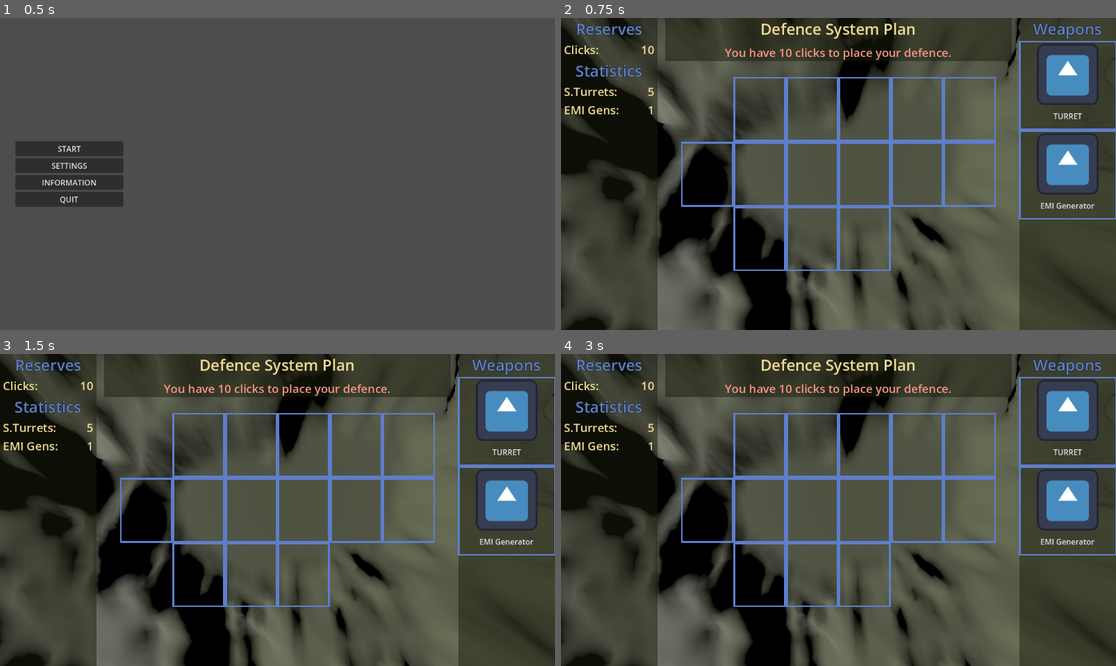
Above: before the commit, frames 1-4 (two rows, left to right).
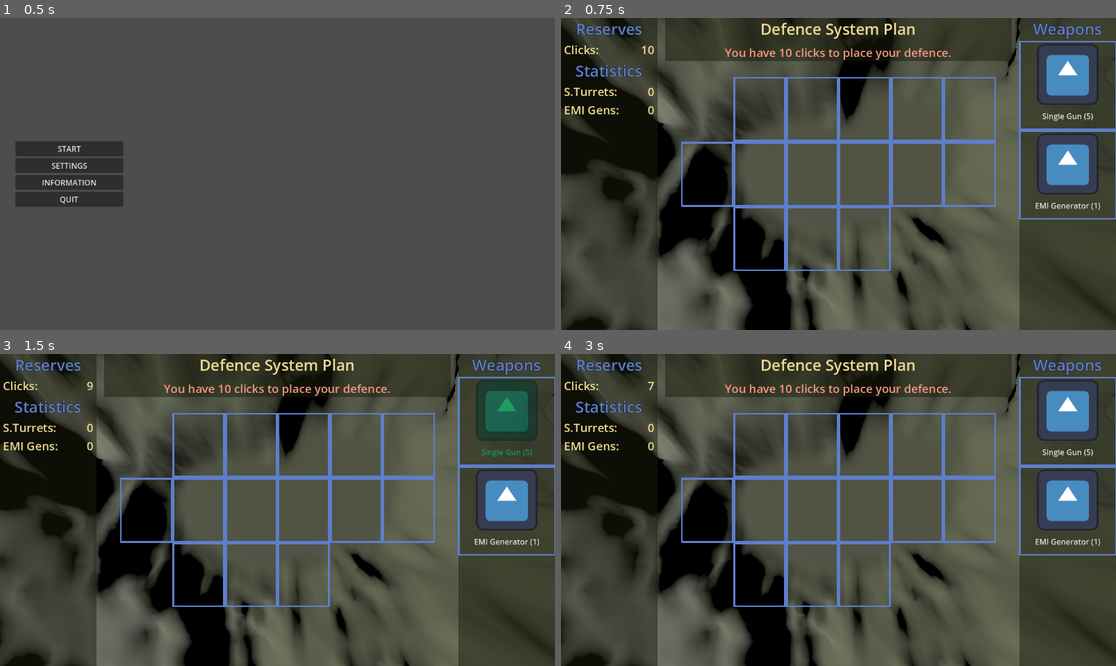
Above: after the commit, the same moments.

Repository: gshadows/Defence-of-Five
Game: Godot game, scene res://main.tscn
Same seed, same stepped clock (60 frames per second), same inputs: the game is played once before the commit and once after it. The engine's default icon, where the game draws it, is replaced by a stand-in: a white triangle on a blue panel in a dark square.
Inputs (mouse positions are in pixels of both pictures, inside the frame that each line leads up to):
- Up to frame 1 (0.5 s): no input
- Up to frame 2 (0.75 s): click "START" at 0.5 s
- Up to frame 3 (1.5 s): click "TURRET" (after the commit: "Single Gun (5)") at 1.25 s
- Up to frame 4 (3 s): click "TURRET" (after the commit: "Single Gun (5)") at 2 s; click (760, 444) at 2.75 s

Frame 1 is identical in both runs. In frame 2, 0.3% of the frame differs, in the area x 15-98%, y 22-62%; in frame 3, 2.3%, in the area x 14-100%, y 7-62%; in frame 4, 0.3%.
Error before the commit: Invalid assignment of property or key 'text' with value of type 'String' on a base object of type 'null instance'. (res://objects/top_view_planner.gd:49)

Commit message:
Fix top view planner buttons not worked.

Diff:
--- a/objects/top_view_planner.tscn
+++ b/objects/top_view_planner.tscn
@@ -29,6 +29,7 @@
 fov = 90.0
 
 [node name="GridContainer" type="GridContainer" parent="."]
+unique_name_in_owner = true
 anchors_preset = 8
 anchor_left = 0.5
 anchor_top = 0.5
@@ -56,6 +57,7 @@
 anchor_bottom = 1.0
 grow_horizontal = 2
 grow_vertical = 2
+mouse_filter = 1
 mouse_default_cursor_shape = 2
 border_color = Color(0.368627, 0.494118, 0.796078, 1)
 border_width = 4.0
@@ -73,6 +75,7 @@
 anchor_bottom = 1.0
 grow_horizontal = 2
 grow_vertical = 2
+mouse_filter = 1
 mouse_default_cursor_shape = 2
 border_color = Color(0.368627, 0.494118, 0.796078, 1)
 border_width = 4.0
@@ -90,6 +93,7 @@
 anchor_bottom = 1.0
 grow_horizontal = 2
 grow_vertical = 2
+mouse_filter = 1
 mouse_default_cursor_shape = 2
 border_color = Color(0.368627, 0.494118, 0.796078, 1)
 border_width = 4.0
@@ -107,6 +111,7 @@
 anchor_bottom = 1.0
 grow_horizontal = 2
 grow_vertical = 2
+mouse_filter = 1
 mouse_default_cursor_shape = 2
 border_color = Color(0.368627, 0.494118, 0.796078, 1)
 border_width = 4.0
@@ -124,6 +129,7 @@
 anchor_bottom = 1.0
 grow_horizontal = 2
 grow_vertical = 2
+mouse_filter = 1
 mouse_default_cursor_shape = 2
 border_color = Color(0.368627, 0.494118, 0.796078, 1)
 border_width = 4.0
@@ -141,6 +147,7 @@
 anchor_bottom = 1.0
 grow_horizontal = 2
 grow_vertical = 2
+mouse_filter = 1
 mouse_default_cursor_shape = 2
 border_color = Color(0.368627, 0.494118, 0.796078, 1)
 border_width = 4.0
@@ -158,6 +165,7 @@
 anchor_bottom = 1.0
 grow_horizontal = 2
 grow_vertical = 2
+mouse_filter = 1
 mouse_default_cursor_shape = 2
 border_color = Color(0.368627, 0.494118, 0.796078, 1)
 border_width = 4.0
@@ -175,6 +183,7 @@
 anchor_bottom = 1.0
 grow_horizontal = 2
 grow_vertical = 2
+mouse_filter = 1
 mouse_default_cursor_shape = 2
 border_color = Color(0.368627, 0.494118, 0.796078, 1)
 border_width = 4.0
@@ -192,6 +201,7 @@
 anchor_bottom = 1.0
 grow_horizontal = 2
 grow_vertical = 2
+mouse_filter = 1
 mouse_default_cursor_shape = 2
 border_color = Color(0.368627, 0.494118, 0.796078, 1)
 border_width = 4.0
@@ -209,6 +219,7 @@
 anchor_bottom = 1.0
 grow_horizontal = 2
 grow_vertical = 2
+mouse_filter = 1
 mouse_default_cursor_shape = 2
 border_color = Color(0.368627, 0.494118, 0.796078, 1)
 border_width = 4.0
@@ -226,6 +237,7 @@
 anchor_bottom = 1.0
 grow_horizontal = 2
 grow_vertical = 2
+mouse_filter = 1
 mouse_default_cursor_shape = 2
 border_color = Color(0.368627, 0.494118, 0.796078, 1)
 border_width = 4.0
@@ -243,6 +255,7 @@
 anchor_bottom = 1.0
 grow_horizontal = 2
 grow_vertical = 2
+mouse_filter = 1
 mouse_default_cursor_shape = 2
 border_color = Color(0.368627, 0.494118, 0.796078, 1)
 border_width = 4.0
@@ -262,6 +275,7 @@
 anchor_bottom = 1.0
 grow_horizontal = 2
 grow_vertical = 2
+mouse_filter = 1
 mouse_default_cursor_shape = 2
 border_color = Color(0.368627, 0.494118, 0.796078, 1)
 border_width = 4.0
@@ -279,6 +293,7 @@
 anchor_bottom = 1.0
 grow_horizontal = 2
 grow_vertical = 2
+mouse_filter = 1
 mouse_default_cursor_shape = 2
 border_color = Color(0.368627, 0.494118, 0.796078, 1)
 border_width = 4.0
@@ -296,6 +311,7 @@
 anchor_bottom = 1.0
 grow_horizontal = 2
 grow_vertical = 2
+mouse_filter = 1
 mouse_default_cursor_shape = 2
 border_color = Color(0.368627, 0.494118, 0.796078, 1)
 border_width = 4.0
@@ -313,6 +329,7 @@
 anchor_bottom = 1.0
 grow_horizontal = 2
 grow_vertical = 2
+mouse_filter = 1
 mouse_default_cursor_shape = 2
 border_color = Color(0.368627, 0.494118, 0.796078, 1)
 border_width = 4.0
@@ -332,6 +349,7 @@
 anchor_bottom = 1.0
 grow_horizontal = 2
 grow_vertical = 2
+mouse_filter = 1
 mouse_default_cursor_shape = 2
 border_color = Color(0.368627, 0.494118, 0.796078, 1)
 border_width = 4.0
@@ -351,6 +369,7 @@
 anchor_bottom = 1.0
 grow_horizontal = 2
 grow_vertical = 2
+mouse_filter = 1
 mouse_default_cursor_shape = 2
 border_color = Color(0.368627, 0.494118, 0.796078, 1)
 border_width = 4.0
@@ -415,8 +434,10 @@
 horizontal_alignment = 1
 
 [node name="Turret1" type="Button" parent="WeaponsRect/WeaponsList"]
-layout_mode = 2
-size_flags_horizontal = 3
+unique_name_in_owner = true
+layout_mode = 2
+size_flags_horizontal = 3
+mouse_default_cursor_shape = 2
 text = "TURRET"
 icon = ExtResource("2_sas1h")
 flat = true
@@ -430,14 +451,17 @@
 anchor_bottom = 1.0
 grow_horizontal = 2
 grow_vertical = 2
+mouse_filter = 1
 mouse_default_cursor_shape = 2
 border_color = Color(0.368627, 0.494118, 0.796078, 1)
 border_width = 4.0
 editor_only = false
 
 [node name="EmiGenerator" type="Button" parent="WeaponsRect/WeaponsList"]
-layout_mode = 2
-size_flags_horizontal = 3
+unique_name_in_owner = true
+layout_mode = 2
+size_flags_horizontal = 3
+mouse_default_cursor_shape = 2
 text = "EMIGEN"
 icon = ExtResource("2_sas1h")
 flat = true
@@ -451,6 +475,7 @@
 anchor_bottom = 1.0
 grow_horizontal = 2
 grow_vertical = 2
+mouse_filter = 1
 mouse_default_cursor_shape = 2
 border_color = Color(0.368627, 0.494118, 0.796078, 1)
 border_width = 4.0
